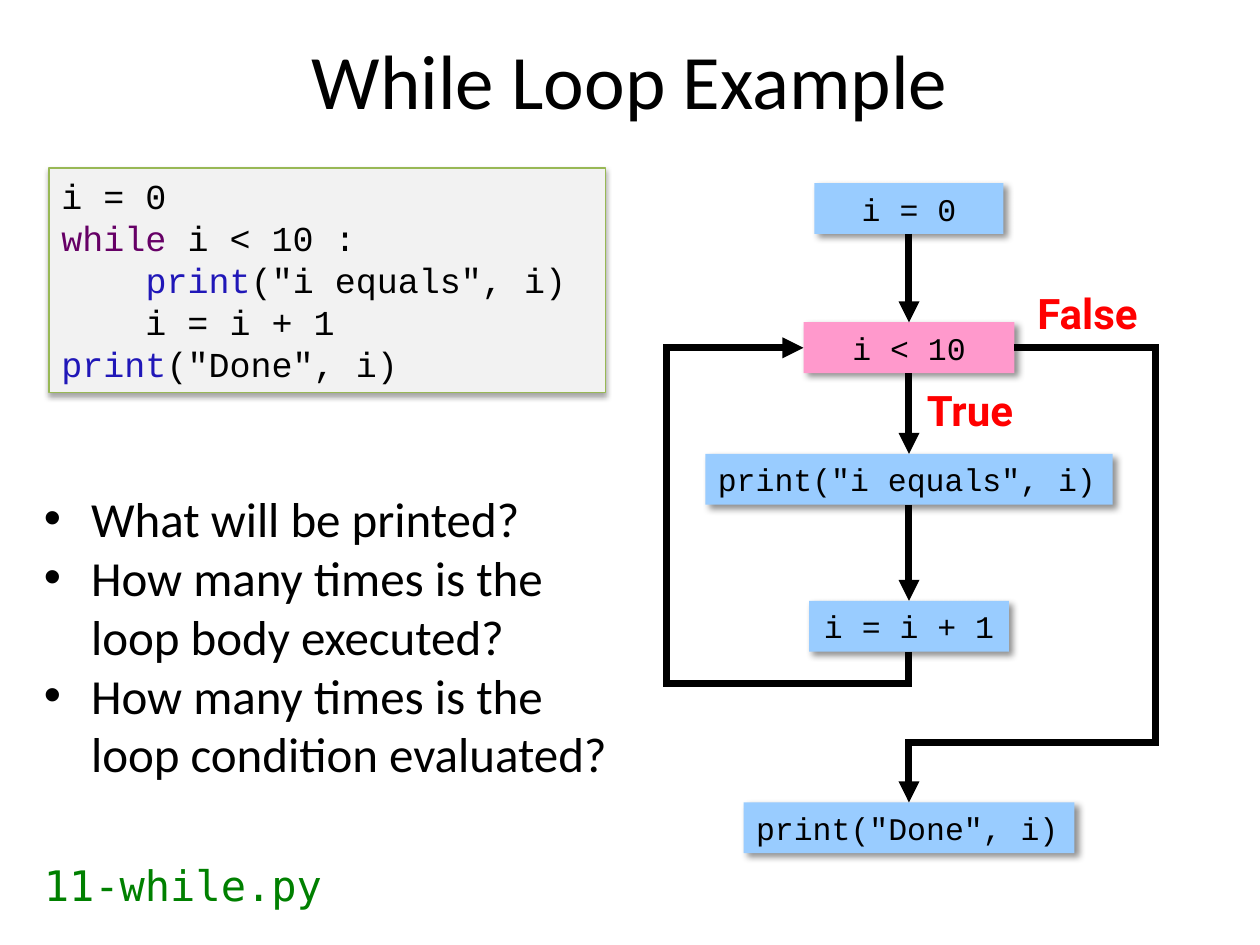
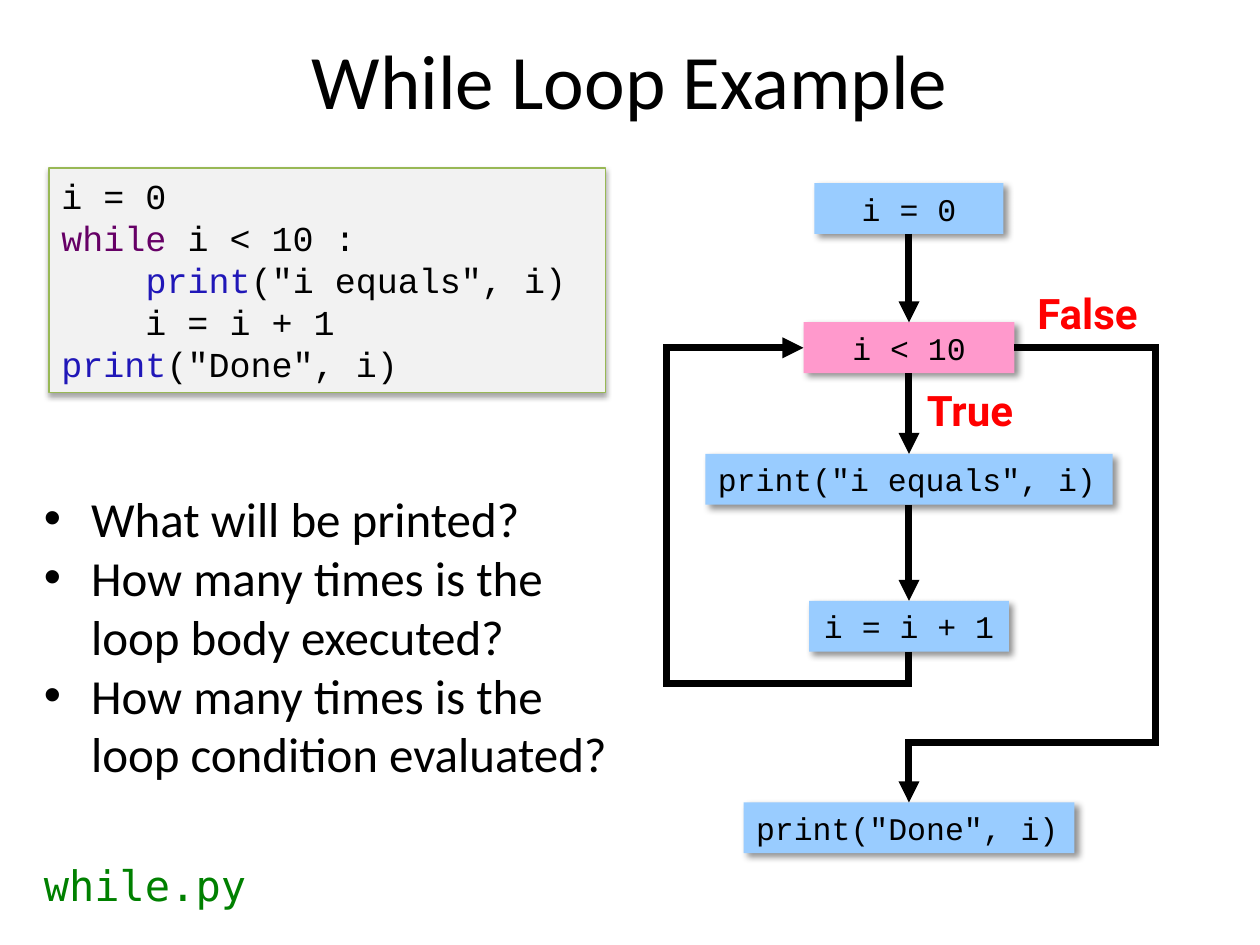
Before and after one commit to emhill/117-S15, a slide deck: slide 5 of src/morea/materials/14-while-loops.pptx (slide 12 before the commit). Drawn at 1260x945 pixels with LibreOffice and Linux fonts; fonts in the diff are those of the drawing. Boxes give left, top, right and bottom in pixels: in the first picture for what was removed or moved away, otherwise in the second. Text is boxed around its words. In the diff, an @@ line names an element or a change of style, - is before the commit and + after.

Commit message:
while files

```diff
--- a/src/morea/materials/14-while-loops.pptx
+++ b/src/morea/materials/14-while-loops.pptx
@@ text at [44, 869, 246, 910]: text changed @@
-11-while.py
+while.py
```
Also in this commit, not shown: 9 other slides changed, 24 slides added, 8 slides removed, 26 other files.
